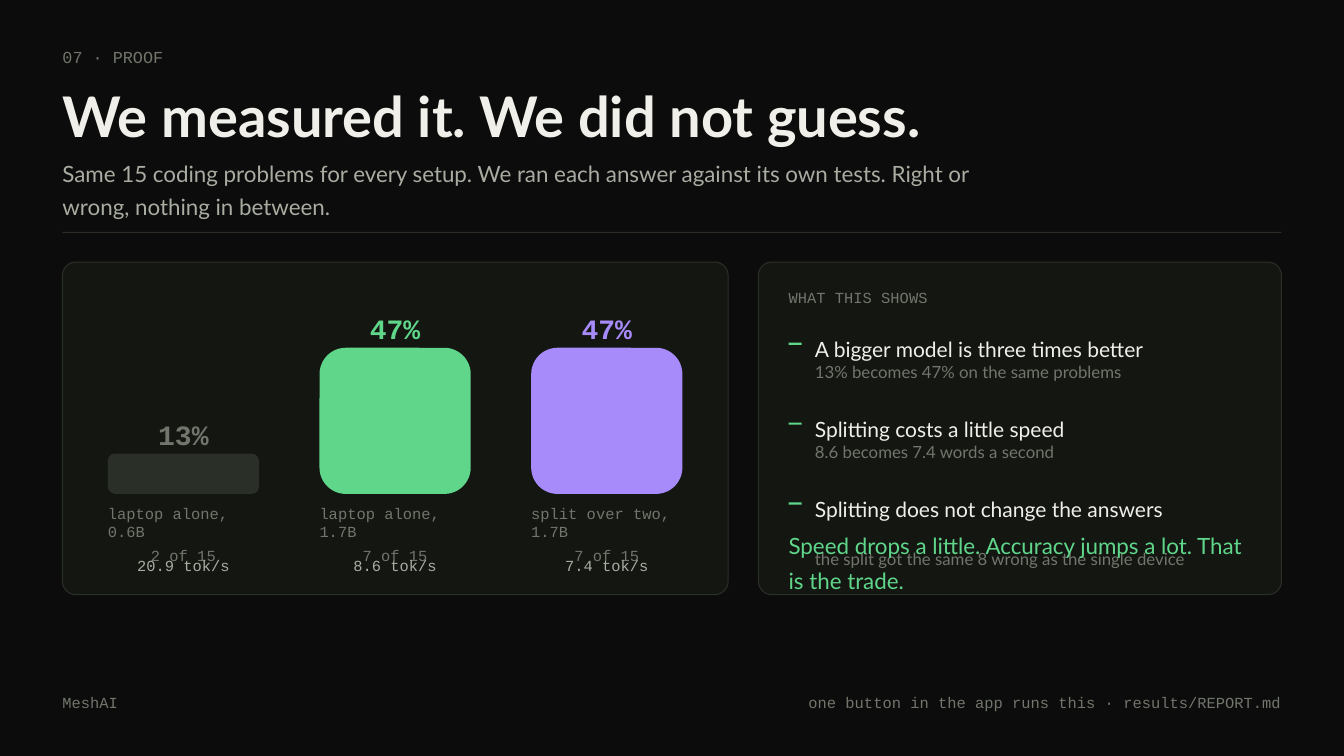
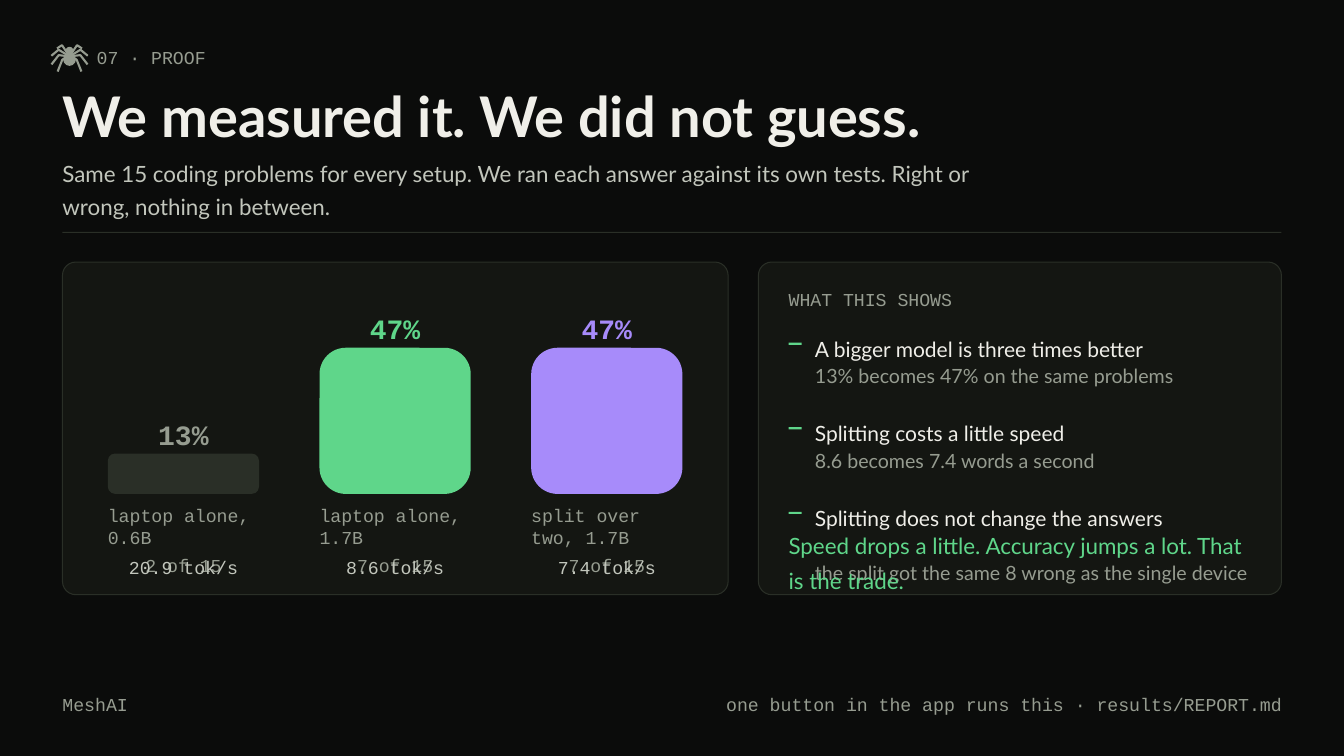
Before and after one commit to prajwal-gunnala/maynards, a slide deck: slide 8 of docs/deck-editable/MeshAI_Deck.pptx. Drawn at 1344x756 pixels with LibreOffice and Linux fonts; fonts in the diff are those of the drawing. Boxes give left, top, right and bottom in pixels: in the first picture for what was removed or moved away, otherwise in the second. Text is boxed around its words. In the diff, an @@ line names an element or a change of style, - is before the commit and + after.

Commit message:
deck: bigger type, and the spider is back where it belongs
Everything went up a size and the quiet greys were lightened, because half of
it could not be read from the back of a room.

The spider is the team's mark and it should never have been dropped. It is
drawn as shapes rather than pasted as a picture, so it stays sharp at any
size and can be recoloured: on its web across the title and the closing
slide, and small beside the section number on every slide in between.

```diff
--- a/docs/deck-editable/MeshAI_Deck.pptx
+++ b/docs/deck-editable/MeshAI_Deck.pptx
@@ freeform shape added at [51,49,70,56], outline #969C90 1.5 pt @@
@@ freeform shape added at [51,55,70,65], outline #969C90 1.5 pt @@
@@ freeform shape added at [57,45,70,56], outline #969C90 1.5 pt @@
@@ freeform shape added at [57,56,70,72], outline #969C90 1.5 pt @@
@@ ellipse added at [64,53,77,67], fill #969C90 @@
@@ ellipse added at [66,46,74,54], fill #969C90 @@
@@ freeform shape added at [70,45,82,56], outline #969C90 1.5 pt @@
@@ freeform shape added at [70,49,88,56], outline #969C90 1.5 pt @@
@@ freeform shape added at [70,55,88,65], outline #969C90 1.5 pt @@
@@ freeform shape added at [70,56,82,72], outline #969C90 1.5 pt @@
@@ text "07 · PROOF": place and size @@
-text "07 · PROOF" at [62,52,163,63]
+text "07 · PROOF" at [97,52,206,64]
@@ text "07 · PROOF" at [97,52,206,64]: size 12 to 13 pt, text colour #71766C to #969C90 @@
@@ text "Same 15 coding problems for ..." at [62,165,969,219]: text colour #A8ACA1 to #C2C6BC @@
@@ text "13%" at [158,426,208,445]: text colour #71766C to #969C90 @@
@@ text "Splitting costs a little speed": place and size @@
-text "Splitting costs a little speed" at [815,421,1065,441]
+text "Splitting costs a little speed" at [815,425,1065,445]
@@ rectangle: place and size @@
-rectangle at [788,422,802,424]
+rectangle at [788,427,802,430]
@@ text "Splitting does not change the ...": place and size @@
-text "Splitting does not change the ..." at [815,501,1162,521]
+text "Splitting does not change the ..." at [815,510,1162,530]
@@ rectangle: place and size @@
-rectangle at [788,503,802,505]
+rectangle at [788,512,802,514]
@@ size 11 to 13 pt, text colour #A8ACA1 to #C2C6BC in 3 elements at [129,561,173,574], [346,561,444,574], [558,561,655,574] @@
@@ size 12 to 14 pt, text colour #71766C to #969C90 in 3 elements at [815,368,1173,387], [815,453,1094,468], [815,565,1248,586] @@
@@ text "the split got the same ...": place and size @@
-text "the split got the same ..." at [815,551,1185,568]
+text "the split got the same ..." at [815,565,1248,586]
@@ size 11 to 13 pt, text colour #71766C to #969C90 in 6 elements at [108,509,249,574], [320,509,461,574], [531,509,645,574], [789,294,953,306], [62,699,127,711], [726,699,1282,715] @@
```
Also in this commit, not shown: 11 other slides changed, 1 other file.
